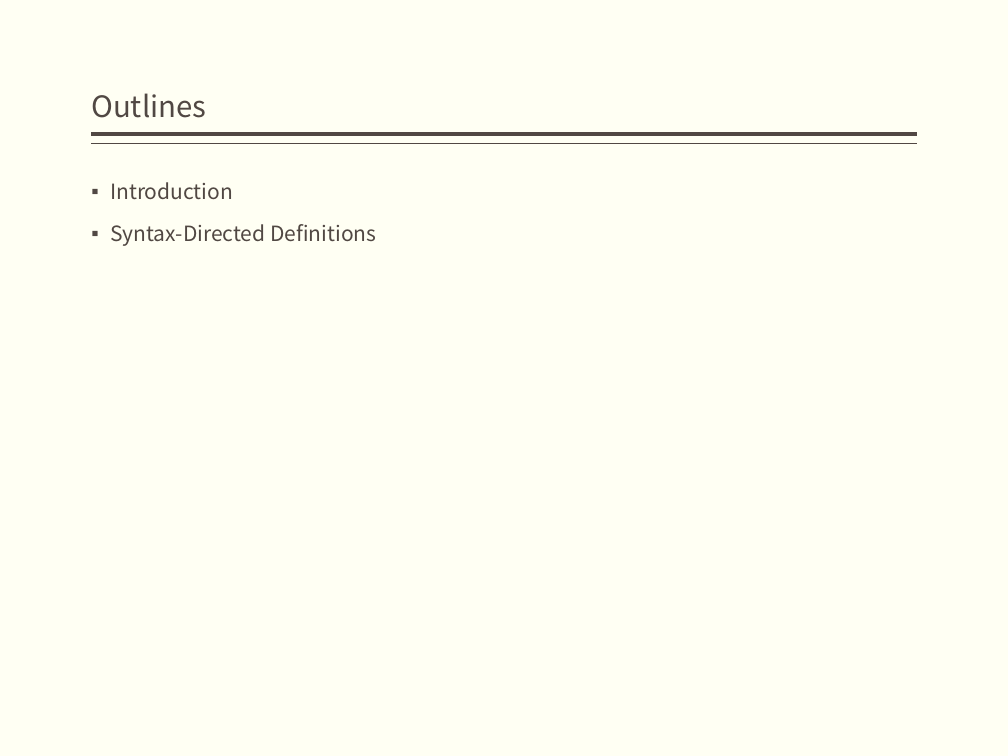
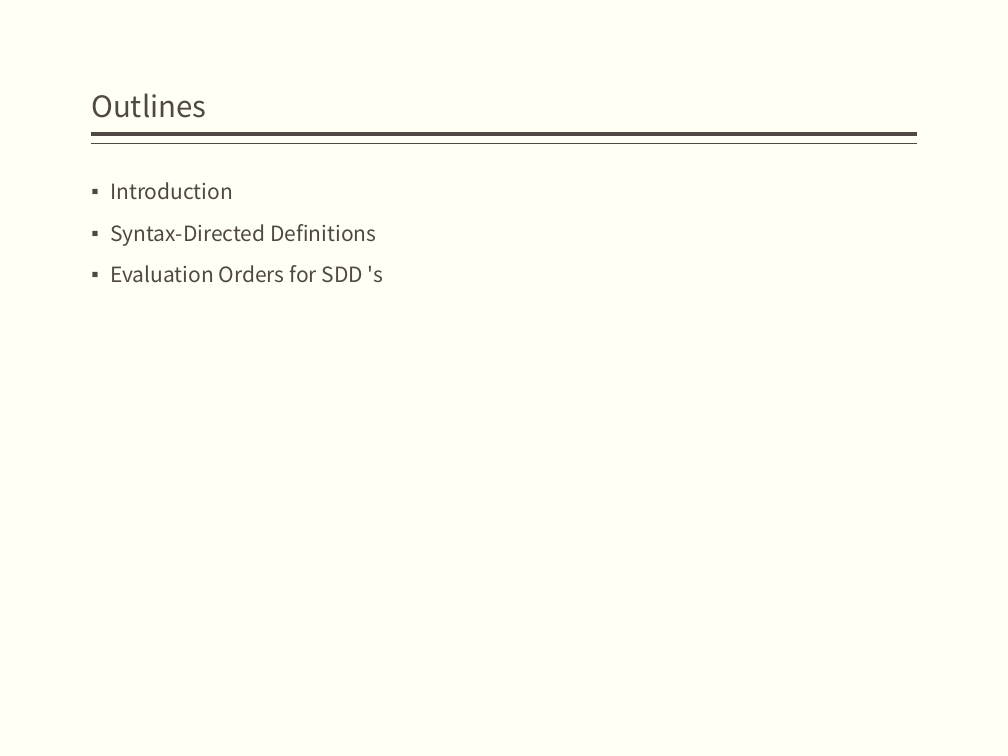
Before and after one commit to bonkboykz/jz81.github.io, a slide deck: slide 3 of course/compiler/LectureNotes/(Spring2017)Lecture6.pptx. Drawn at 1008x756 pixels with LibreOffice and Linux fonts; fonts in the diff are those of the drawing. Boxes give left, top, right and bottom in pixels: in the first picture for what was removed or moved away, otherwise in the second. Text is boxed around its words. In the diff, an @@ line names an element or a change of style, - is before the commit and + after.

```diff
--- a/course/compiler/LectureNotes/(Spring2017)Lecture6.pptx
+++ b/course/compiler/LectureNotes/(Spring2017)Lecture6.pptx
@@ text at (x1=110, y1=265, x2=383, y2=283): paragraph added @@
+▪ Evaluation Orders for SDD 's
```
Also in this commit, not shown: 1 other slide changed, 14 slides added.
